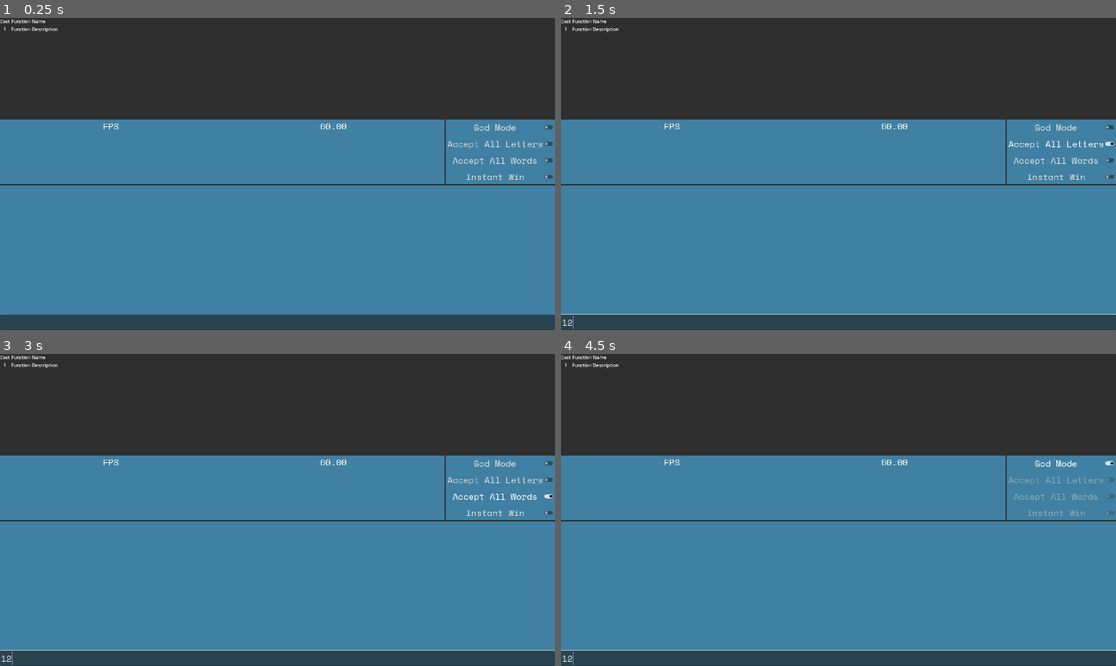
Above: before the commit, frames 1-4 (two rows, left to right).
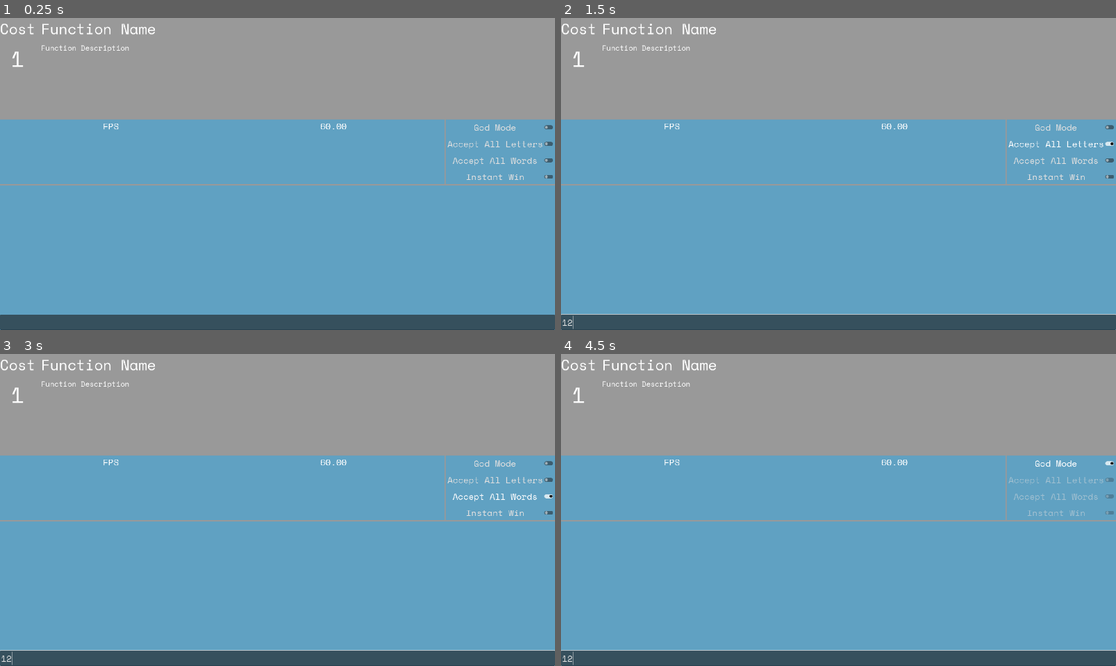
Above: after the commit, the same moments.

Repository: LucasMc17/CRYPTr
Game: Godot game, scene res://slices/run/pause/screens/hook_menu/function_window/function_summary.tscn
Same seed, same stepped clock (60 frames per second), same inputs: the game is played once before the commit and once after it. This scene is started directly instead of the project's main scene.
Inputs (mouse positions are in pixels of both pictures, inside the frame that each line leads up to):
- Up to frame 1 (0.25 s): no input
- Up to frame 2 (1.5 s): click (838, 323) at 0.52 s; type "12" at 0.6 s; click "Accept All Letters" at 1.25 s
- Up to frame 3 (3 s): click "Accept All Letters" at 2 s; click "Accept All Words" at 2.75 s
- Up to frame 4 (4.5 s): click "Accept All Words" at 3.5 s; click "God Mode" at 4.25 s

The runs differ from the first frame. In frame 1, 95% of the frame differs, in the area x 0-100%, y 0-96%; in frame 2, 94%; in frame 3, 94%; in frame 4, 94%.

Commit message:
core theme to control UI styling for game

Diff:
--- /dev/null
+++ b/assets/themes/core_theme.tres
@@ -0,0 +1,18 @@
+[gd_resource type="Theme" load_steps=3 format=3 uid="uid://cup3yfhjrfjb2"]
+
+[ext_resource type="StyleBox" uid="uid://c6evhe8iy2il3" path="res://assets/themes/window_theme/window_stylebox.tres" id="1_ukmxd"]
+[ext_resource type="FontFile" uid="uid://do185of0nycet" path="res://assets/fonts/Space_Mono/SpaceMono-Regular.ttf" id="1_x7nni"]
+
+[resource]
+default_font = ExtResource("1_x7nni")
+Button/font_sizes/font_size = 50
+LabelBig/base_type = &"Label"
+LabelBig/font_sizes/font_size = 50
+LabelExtraBig/base_type = &"Label"
+LabelExtraBig/font_sizes/font_size = 75
+LabelMedium/base_type = &"Label"
+LabelMedium/font_sizes/font_size = 25
+LabelSmall/base_type = &"Label"
+LabelSmall/font_sizes/font_size = 16
+WindowPanel/base_type = &"PanelContainer"
+WindowPanel/styles/panel = ExtResource("1_ukmxd")
--- /dev/null
+++ b/assets/themes/function_theme/available_style_box.tres
@@ -0,0 +1,3 @@
+[gd_resource type="StyleBoxFlat" format=3 uid="uid://d2ilsd4f4ld5d"]
+
+[resource]
--- /dev/null
+++ b/assets/themes/function_theme/function_theme.tres
@@ -0,0 +1,17 @@
+[gd_resource type="Theme" load_steps=5 format=3 uid="uid://2512ic8p2wa6"]
+
+[ext_resource type="StyleBox" uid="uid://d2ilsd4f4ld5d" path="res://assets/themes/function_theme/available_style_box.tres" id="1_y55sk"]
+[ext_resource type="StyleBox" uid="uid://c3tihit8pomxq" path="res://assets/themes/function_theme/in_use_style_box.tres" id="2_q5g8b"]
+[ext_resource type="StyleBox" uid="uid://1ncm6550hlk8" path="res://assets/themes/function_theme/insufficient_memory_style_box.tres" id="3_20qus"]
+[ext_resource type="StyleBox" uid="uid://jp21si8dqcbr" path="res://assets/themes/function_theme/installed_style_box.tres" id="3_cqv37"]
+
+[resource]
+Available/base_type = &"PanelContainer"
+Available/styles/panel = ExtResource("1_y55sk")
+InUse/base_type = &"PanelContainer"
+InUse/styles/panel = ExtResource("2_q5g8b")
+Installed/base_type = &"PanelContainer"
+Installed/styles/panel = ExtResource("3_cqv37")
+InsufficientMemory/base_type = &"PanelContainer"
+InsufficientMemory/styles/panel = ExtResource("3_20qus")
+PanelContainer/styles/panel = ExtResource("1_y55sk")
--- /dev/null
+++ b/assets/themes/function_theme/in_use_style_box.tres
@@ -0,0 +1,4 @@
+[gd_resource type="StyleBoxFlat" format=3 uid="uid://c3tihit8pomxq"]
+
+[resource]
+bg_color = Color(0.39688924, 0.39688927, 0.3968891, 1)
--- /dev/null
+++ b/assets/themes/function_theme/installed_style_box.tres
@@ -0,0 +1,4 @@
+[gd_resource type="StyleBoxFlat" format=3 uid="uid://jp21si8dqcbr"]
+
+[resource]
+bg_color = Color(0.33016747, 0.63682985, 0.8006477, 1)
--- /dev/null
+++ b/assets/themes/function_theme/insufficient_memory_style_box.tres
@@ -0,0 +1,4 @@
+[gd_resource type="StyleBoxFlat" format=3 uid="uid://1ncm6550hlk8"]
+
+[resource]
+bg_color = Color(0.7272114, 0.1393241, 0.16632509, 1)
--- a/project.godot
+++ b/project.godot
@@ -26,6 +26,10 @@
 
 window/size/viewport_width=1920
 window/size/viewport_height=1080
+
+[gui]
+
+theme/custom="uid://cup3yfhjrfjb2"
 
 [input]
 
--- a/scenes/screen_window.tscn
+++ b/scenes/screen_window.tscn
@@ -1,6 +1,4 @@
-[gd_scene load_steps=2 format=3 uid="uid://bjepf3drbn4ws"]
-
-[ext_resource type="StyleBox" uid="uid://c6evhe8iy2il3" path="res://assets/themes/window_theme/window_stylebox.tres" id="1_21blo"]
+[gd_scene format=3 uid="uid://bjepf3drbn4ws"]
 
 [node name="ScreenWindow" type="PanelContainer"]
 anchors_preset = 15
@@ -9,4 +7,4 @@
 grow_horizontal = 2
 grow_vertical = 2
 mouse_filter = 2
-theme_override_styles/panel = ExtResource("1_21blo")
+theme_type_variation = &"WindowPanel"
--- a/slices/run/pause/pause_screen.tscn
+++ b/slices/run/pause/pause_screen.tscn
@@ -27,13 +27,13 @@
 
 [node name="CryptrLabel" type="Label" parent="MarginContainer/VBoxContainer"]
 layout_mode = 2
-theme_override_font_sizes/font_size = 100
+theme_type_variation = &"LabelExtraBig"
 text = "CRYPTr"
 horizontal_alignment = 1
 
 [node name="RunPausedLabel" type="Label" parent="MarginContainer/VBoxContainer"]
 layout_mode = 2
-theme_override_font_sizes/font_size = 33
+theme_type_variation = &"LabelBig"
 text = "RUN_PAUSED"
 horizontal_alignment = 1
 
--- a/slices/run/pause/screens/hook_menu/function_window/function_summary.gd
+++ b/slices/run/pause/screens/hook_menu/function_window/function_summary.gd
@@ -42,15 +42,19 @@
 	_insufficient_memory_label.visible = false
 	if already_installed:
 		_installed_label.visible = true
-		self_modulate = '#5affff'
+		# self_modulate = '#5affff'
+		theme_type_variation = "Installed"
 	elif in_use:
 		_in_use_label.visible = true
-		self_modulate = '#999999'
+		theme_type_variation = "InUse"
+		# self_modulate = '#999999'
 	elif !affordable:
 		_insufficient_memory_label.visible = true
-		self_modulate = '#FF0000'
+		theme_type_variation = "InsufficientMemory"
+		# self_modulate = '#FF0000'
 	else:
-		self_modulate = "#FFFFFF"
+		theme_type_variation = "Available"
+		# self_modulate = "#FFFFFF"
 
 
 ## Updates the currently accessed Hook, and updates the colors of the Functions based on their availability.
@@ -61,6 +65,10 @@
 
 
 func _gui_input(event):
-	if event is InputEventMouseButton and event.button_index == MOUSE_BUTTON_LEFT and event.pressed and usable:
-		current_hook.add_function(function)
-		Events.refresh_hooks.emit()
+	if event is InputEventMouseButton and event.button_index == MOUSE_BUTTON_LEFT and event.pressed:
+		if already_installed:
+			current_hook.remove_function(function)
+			Events.refresh_hooks.emit()
+		elif usable:
+			current_hook.add_function(function)
+			Events.refresh_hooks.emit()
--- a/slices/run/pause/screens/hook_menu/function_window/function_summary.tscn
+++ b/slices/run/pause/screens/hook_menu/function_window/function_summary.tscn
@@ -1,6 +1,7 @@
-[gd_scene load_steps=2 format=3 uid="uid://cxcguf0ft6xoy"]
+[gd_scene load_steps=3 format=3 uid="uid://cxcguf0ft6xoy"]
 
 [ext_resource type="Script" uid="uid://ctkgrvx5thiko" path="res://slices/run/pause/screens/hook_menu/function_window/function_summary.gd" id="1_e2hax"]
+[ext_resource type="Theme" uid="uid://2512ic8p2wa6" path="res://assets/themes/function_theme/function_theme.tres" id="1_sgtcv"]
 
 [node name="FunctionSummary" type="PanelContainer"]
 anchors_preset = 15
@@ -8,59 +9,74 @@
 anchor_bottom = 1.0
 grow_horizontal = 2
 grow_vertical = 2
+theme = ExtResource("1_sgtcv")
+theme_type_variation = &"Available"
 script = ExtResource("1_e2hax")
 
-[node name="HBoxContainer" type="HBoxContainer" parent="."]
+[node name="VBoxContainer" type="VBoxContainer" parent="."]
 layout_mode = 2
 
-[node name="VBoxContainer" type="VBoxContainer" parent="HBoxContainer"]
+[node name="HBoxContainer" type="HBoxContainer" parent="VBoxContainer"]
 layout_mode = 2
+theme_override_constants/separation = 20
 
-[node name="CostLabel" type="Label" parent="HBoxContainer/VBoxContainer"]
+[node name="VBoxContainer" type="VBoxContainer" parent="VBoxContainer/HBoxContainer"]
 layout_mode = 2
+theme_override_constants/separation = 10
+
+[node name="CostLabel" type="Label" parent="VBoxContainer/HBoxContainer/VBoxContainer"]
+layout_mode = 2
+theme_type_variation = &"LabelBig"
 text = "Cost"
 horizontal_alignment = 1
 
-[node name="Cost" type="Label" parent="HBoxContainer/VBoxContainer"]
+[node name="Cost" type="Label" parent="VBoxContainer/HBoxContainer/VBoxContainer"]
 unique_name_in_owner = true
 layout_mode = 2
+theme_type_variation = &"LabelExtraBig"
 text = "1"
 horizontal_alignment = 1
 
-[node name="VBoxContainer2" type="VBoxContainer" parent="HBoxContainer"]
+[node name="VBoxContainer2" type="VBoxContainer" parent="VBoxContainer/HBoxContainer"]
 layout_mode = 2
+theme_override_constants/separation = 10
 
-[node name="Name" type="Label" parent="HBoxContainer/VBoxContainer2"]
+[node name="Name" type="Label" parent="VBoxContainer/HBoxContainer/VBoxContainer2"]
 unique_name_in_owner = true
 layout_mode = 2
+theme_type_variation = &"LabelBig"
 text = "Function Name"
 
-[node name="Description" type="Label" parent="HBoxContainer/VBoxContainer2"]
+[node name="Description" type="Label" parent="VBoxContainer/HBoxContainer/VBoxContainer2"]
 unique_name_in_owner = true
 layout_mode = 2
+theme_type_variation = &"LabelMedium"
 text = "Function Description"
 
-[node name="Control" type="CenterContainer" parent="HBoxContainer"]
+[node name="Control" type="CenterContainer" parent="VBoxContainer"]
 custom_minimum_size = Vector2(100, 0)
 layout_mode = 2
 
-[node name="InUseLabel" type="Label" parent="HBoxContainer/Control"]
+[node name="InUseLabel" type="Label" parent="VBoxContainer/Control"]
 unique_name_in_owner = true
 visible = false
 layout_mode = 2
+theme_type_variation = &"LabelMedium"
 text = "! IN USE !"
 horizontal_alignment = 1
 
-[node name="InstalledLabel" type="Label" parent="HBoxContainer/Control"]
+[node name="InstalledLabel" type="Label" parent="VBoxContainer/Control"]
 unique_name_in_owner = true
 visible = false
 layout_mode = 2
+theme_type_variation = &"LabelMedium"
 text = "! INSTALLED !"
 horizontal_alignment = 1
 
-[node name="InsufficientMemoryLabel" type="Label" parent="HBoxContainer/Control"]
+[node name="InsufficientMemoryLabel" type="Label" parent="VBoxContainer/Control"]
 unique_name_in_owner = true
 visible = false
 layout_mode = 2
+theme_type_variation = &"LabelMedium"
 text = "! INSUFFICIENT MEMORY !"
 horizontal_alignment = 1
--- a/slices/run/pause/screens/hook_menu/hook_menu.tscn
+++ b/slices/run/pause/screens/hook_menu/hook_menu.tscn
@@ -47,6 +47,7 @@
 offset_bottom = 11.5
 grow_horizontal = 2
 grow_vertical = 2
+theme_type_variation = &"LabelBig"
 text = "Click on a Hook to see its
 Active Functions"
 horizontal_alignment = 1
--- a/slices/run/pause/screens/hook_menu/hook_option.tscn
+++ b/slices/run/pause/screens/hook_menu/hook_option.tscn
@@ -3,7 +3,7 @@
 [ext_resource type="Script" uid="uid://o1vprt2bb7a5" path="res://slices/run/pause/screens/hook_menu/hook_option.gd" id="1_vnw0f"]
 
 [node name="HookOption" type="Button"]
-custom_minimum_size = Vector2(0, 22)
+custom_minimum_size = Vector2(0, 40)
 anchors_preset = 10
 anchor_right = 1.0
 offset_bottom = 8.0
@@ -22,9 +22,11 @@
 unique_name_in_owner = true
 layout_mode = 2
 size_flags_horizontal = 3
+theme_type_variation = &"HeaderMedium"
 text = "<No Hook Installed>"
 clip_text = true
 
 [node name="MemoryLabel" type="Label" parent="HBoxContainer"]
 unique_name_in_owner = true
 layout_mode = 2
+theme_type_variation = &"HeaderMedium"
--- a/slices/run/pause/screens/pause_menu/pause_menu.tscn
+++ b/slices/run/pause/screens/pause_menu/pause_menu.tscn
@@ -29,35 +29,30 @@
 unique_name_in_owner = true
 layout_mode = 2
 size_flags_vertical = 3
-theme_override_font_sizes/font_size = 33
 text = "RESUME"
 
 [node name="StackButton" type="Button" parent="HBoxContainer/VBoxContainer"]
 unique_name_in_owner = true
 layout_mode = 2
 size_flags_vertical = 3
-theme_override_font_sizes/font_size = 33
 text = "STACK"
 
 [node name="HooksButton" type="Button" parent="HBoxContainer/VBoxContainer"]
 unique_name_in_owner = true
 layout_mode = 2
 size_flags_vertical = 3
-theme_override_font_sizes/font_size = 33
 text = "HOOKS"
 
 [node name="SettingsButton" type="Button" parent="HBoxContainer/VBoxContainer"]
 unique_name_in_owner = true
 layout_mode = 2
 size_flags_vertical = 3
-theme_override_font_sizes/font_size = 33
 text = "SETTINGS"
 
 [node name="QuitButton" type="Button" parent="HBoxContainer/VBoxContainer"]
 unique_name_in_owner = true
 layout_mode = 2
 size_flags_vertical = 3
-theme_override_font_sizes/font_size = 33
 text = "QUIT TO MAIN MENU"
 
 [node name="Control" type="Control" parent="HBoxContainer"]
--- a/slices/run/pause/screens/stack_menu/letter_odds.tscn
+++ b/slices/run/pause/screens/stack_menu/letter_odds.tscn
@@ -13,6 +13,7 @@
 unique_name_in_owner = true
 layout_mode = 2
 size_flags_horizontal = 3
+theme_type_variation = &"HeaderMedium"
 text = "A"
 horizontal_alignment = 1
 
@@ -20,6 +21,7 @@
 unique_name_in_owner = true
 layout_mode = 2
 size_flags_horizontal = 3
+theme_type_variation = &"HeaderMedium"
 text = "1"
 horizontal_alignment = 1
 
@@ -27,5 +29,6 @@
 unique_name_in_owner = true
 layout_mode = 2
 size_flags_horizontal = 3
+theme_type_variation = &"HeaderMedium"
 text = "10%"
 horizontal_alignment = 1
--- a/slices/run/pause/screens/stack_menu/letter_odds_panel.tscn
+++ b/slices/run/pause/screens/stack_menu/letter_odds_panel.tscn
@@ -13,6 +13,7 @@
 
 [node name="Label" type="Label" parent="."]
 layout_mode = 2
+theme_type_variation = &"LabelBig"
 text = "Odds to draw by Letter"
 horizontal_alignment = 1
 
@@ -22,18 +23,21 @@
 [node name="Label" type="Label" parent="GridHeader"]
 layout_mode = 2
 size_flags_horizontal = 3
+theme_type_variation = &"LabelMedium"
 text = "Letter"
 horizontal_alignment = 1
 
 [node name="Label2" type="Label" parent="GridHeader"]
 layout_mode = 2
 size_flags_horizontal = 3
+theme_type_variation = &"LabelMedium"
 text = "Count"
 horizontal_alignment = 1
 
 [node name="Label3" type="Label" parent="GridHeader"]
 layout_mode = 2
 size_flags_horizontal = 3
+theme_type_variation = &"LabelMedium"
 text = "Draw Chance"
 horizontal_alignment = 1
 
--- a/slices/run/pause/screens/stack_menu/vowel_odds.tscn
+++ b/slices/run/pause/screens/stack_menu/vowel_odds.tscn
@@ -12,12 +12,13 @@
 
 [node name="Label" type="Label" parent="."]
 layout_mode = 2
+theme_type_variation = &"LabelBig"
 text = "Odds to draw a Vowel"
 horizontal_alignment = 1
 
 [node name="Odds" type="Label" parent="."]
 unique_name_in_owner = true
 layout_mode = 2
-theme_override_font_sizes/font_size = 75
+theme_type_variation = &"LabelExtraBig"
 text = "10%"
 horizontal_alignment = 1
--- a/slices/run/player_status/hook_window/hook_preview.tscn
+++ b/slices/run/player_status/hook_window/hook_preview.tscn
@@ -4,7 +4,7 @@
 [ext_resource type="PackedScene" uid="uid://d1pc18ju0vh77" path="res://slices/run/player_status/hook_window/hook_text/hook_text.tscn" id="2_bimx1"]
 
 [node name="HookPreview" type="Control"]
-custom_minimum_size = Vector2(0, 20)
+custom_minimum_size = Vector2(0, 33)
 layout_mode = 3
 anchors_preset = 14
 anchor_top = 0.5
@@ -25,6 +25,7 @@
 [node name="Index" type="Label" parent="HBoxContainer"]
 unique_name_in_owner = true
 layout_mode = 2
+theme_type_variation = &"HeaderMedium"
 text = "0:"
 
 [node name="HookName" type="Label" parent="HBoxContainer"]
@@ -32,6 +33,7 @@
 custom_minimum_size = Vector2(0, 23)
 layout_mode = 2
 size_flags_horizontal = 3
+theme_type_variation = &"HeaderMedium"
 text = "<No Hook Configured>"
 
 [node name="HookText" parent="." instance=ExtResource("2_bimx1")]
--- a/slices/run/player_status/hook_window/hook_text/hook_text.tscn
+++ b/slices/run/player_status/hook_window/hook_text/hook_text.tscn
@@ -17,6 +17,7 @@
 
 [node name="VBoxContainer" type="VBoxContainer" parent="."]
 layout_mode = 2
+theme_override_constants/separation = 0
 
 [node name="HookName" type="Label" parent="VBoxContainer"]
 unique_name_in_owner = true
--- a/slices/run/player_status/hook_window/hook_window.gd
+++ b/slices/run/player_status/hook_window/hook_window.gd
@@ -1,4 +1,4 @@
-extends Control
+extends PanelContainer
 
 func _gui_input(event):
 	if event is InputEventMouseButton and event.button_index == MOUSE_BUTTON_LEFT and event.pressed:
--- a/slices/run/player_status/hook_window/hook_window.tscn
+++ b/slices/run/player_status/hook_window/hook_window.tscn
@@ -1,40 +1,36 @@
-[gd_scene load_steps=4 format=3 uid="uid://behxboi5x3aem"]
+[gd_scene load_steps=3 format=3 uid="uid://behxboi5x3aem"]
 
 [ext_resource type="Script" uid="uid://r213imqvc6m1" path="res://slices/run/player_status/hook_window/hook_window.gd" id="1_ftf2v"]
-[ext_resource type="PackedScene" uid="uid://bjepf3drbn4ws" path="res://scenes/screen_window.tscn" id="1_vu4gu"]
 [ext_resource type="PackedScene" uid="uid://b34qeo48ejocj" path="res://slices/run/player_status/hook_window/hook_preview.tscn" id="2_yi4vv"]
 
-[node name="HookWindow" type="Control"]
+[node name="HookWindow" type="PanelContainer"]
 custom_minimum_size = Vector2(0, 145)
-layout_mode = 3
 anchors_preset = 15
 anchor_right = 1.0
 anchor_bottom = 1.0
 grow_horizontal = 2
 grow_vertical = 2
+theme_type_variation = &"WindowPanel"
 script = ExtResource("1_ftf2v")
 
-[node name="ScreenWindow" parent="." instance=ExtResource("1_vu4gu")]
-layout_mode = 1
-
-[node name="VBoxContainer" type="VBoxContainer" parent="ScreenWindow"]
+[node name="VBoxContainer" type="VBoxContainer" parent="."]
 layout_mode = 2
 
-[node name="HookPreview0" parent="ScreenWindow/VBoxContainer" instance=ExtResource("2_yi4vv")]
+[node name="HookPreview0" parent="VBoxContainer" instance=ExtResource("2_yi4vv")]
 layout_mode = 2
 
-[node name="HookPreview1" parent="ScreenWindow/VBoxContainer" instance=ExtResource("2_yi4vv")]
+[node name="HookPreview1" parent="VBoxContainer" instance=ExtResource("2_yi4vv")]
 layout_mode = 2
 index = 1
 
-[node name="HookPreview2" parent="ScreenWindow/VBoxContainer" instance=ExtResource("2_yi4vv")]
+[node name="HookPreview2" parent="VBoxContainer" instance=ExtResource("2_yi4vv")]
 layout_mode = 2
 index = 2
 
-[node name="HookPreview3" parent="ScreenWindow/VBoxContainer" instance=ExtResource("2_yi4vv")]
+[node name="HookPreview3" parent="VBoxContainer" instance=ExtResource("2_yi4vv")]
 layout_mode = 2
 index = 3
 
-[node name="HookPreview4" parent="ScreenWindow/VBoxContainer" instance=ExtResource("2_yi4vv")]
+[node name="HookPreview4" parent="VBoxContainer" instance=ExtResource("2_yi4vv")]
 layout_mode = 2
 index = 4
--- a/slices/run/player_status/player_status_window.tscn
+++ b/slices/run/player_status/player_status_window.tscn
@@ -12,5 +12,5 @@
 size_flags_stretch_ratio = 0.25
 
 [node name="HookWindow" parent="." instance=ExtResource("1_xyagf")]
-custom_minimum_size = Vector2(0, 230)
+custom_minimum_size = Vector2(0, 0)
 layout_mode = 2
--- a/slices/run/states/encounter/scenes/score_preview/score_preview.tscn
+++ b/slices/run/states/encounter/scenes/score_preview/score_preview.tscn
@@ -18,4 +18,5 @@
 [node name="Score" type="Label" parent="."]
 unique_name_in_owner = true
 layout_mode = 2
+theme_type_variation = &"LabelBig"
 text = "Score: 0 / 300"
--- a/slices/run/states/encounter/scenes/score_preview/score_section.tscn
+++ b/slices/run/states/encounter/scenes/score_preview/score_section.tscn
@@ -9,21 +9,18 @@
 grow_horizontal = 2
 grow_vertical = 2
 script = ExtResource("1_2cnvl")
-SIZE = "MEDIUM"
-NAME_INPUT = "Tetragram"
-MULT_INPUT = "x1.8"
 
 [node name="Name" type="Label" parent="."]
 unique_name_in_owner = true
 layout_mode = 2
 size_flags_horizontal = 3
-theme_override_font_sizes/font_size = 50
+theme_type_variation = &"LabelBig"
 text = "Tetragram"
 
 [node name="Multiplier" type="Label" parent="."]
 unique_name_in_owner = true
 layout_mode = 2
 size_flags_horizontal = 3
-theme_override_font_sizes/font_size = 50
+theme_type_variation = &"LabelBig"
 text = "x1.8"
 horizontal_alignment = 2
--- a/slices/run/states/encounter/scenes/word.tscn
+++ b/slices/run/states/encounter/scenes/word.tscn
@@ -14,5 +14,6 @@
 offset_bottom = 11.5
 grow_horizontal = 2
 grow_vertical = 2
+theme_type_variation = &"LabelExtraBig"
 horizontal_alignment = 1
 script = ExtResource("1_uy8rs")
--- a/slices/start_screen/states/main_menu.tscn
+++ b/slices/start_screen/states/main_menu.tscn
@@ -1,6 +1,5 @@
-[gd_scene load_steps=3 format=3 uid="uid://pd0enbnb307e"]
+[gd_scene load_steps=2 format=3 uid="uid://pd0enbnb307e"]
 
-[ext_resource type="Theme" uid="uid://bc2kucb31w6fg" path="res://assets/themes/menu_theme/menu_theme.tres" id="1_lwm1y"]
 [ext_resource type="Script" uid="uid://dsp5jhcbmpap4" path="res://slices/start_screen/states/main_menu.gd" id="2_7hnvo"]
 
 [node name="MainMenu" type="Control"]
@@ -10,7 +9,6 @@
 anchor_bottom = 1.0
 grow_horizontal = 2
 grow_vertical = 2
-theme = ExtResource("1_lwm1y")
 script = ExtResource("2_7hnvo")
 
 [node name="PanelContainer" type="PanelContainer" parent="."]
@@ -32,6 +30,7 @@
 
 [node name="Label" type="Label" parent="PanelContainer/VBoxContainer"]
 layout_mode = 2
+theme_type_variation = &"LabelExtraBig"
 text = "CRYPTr"
 horizontal_alignment = 1
 
